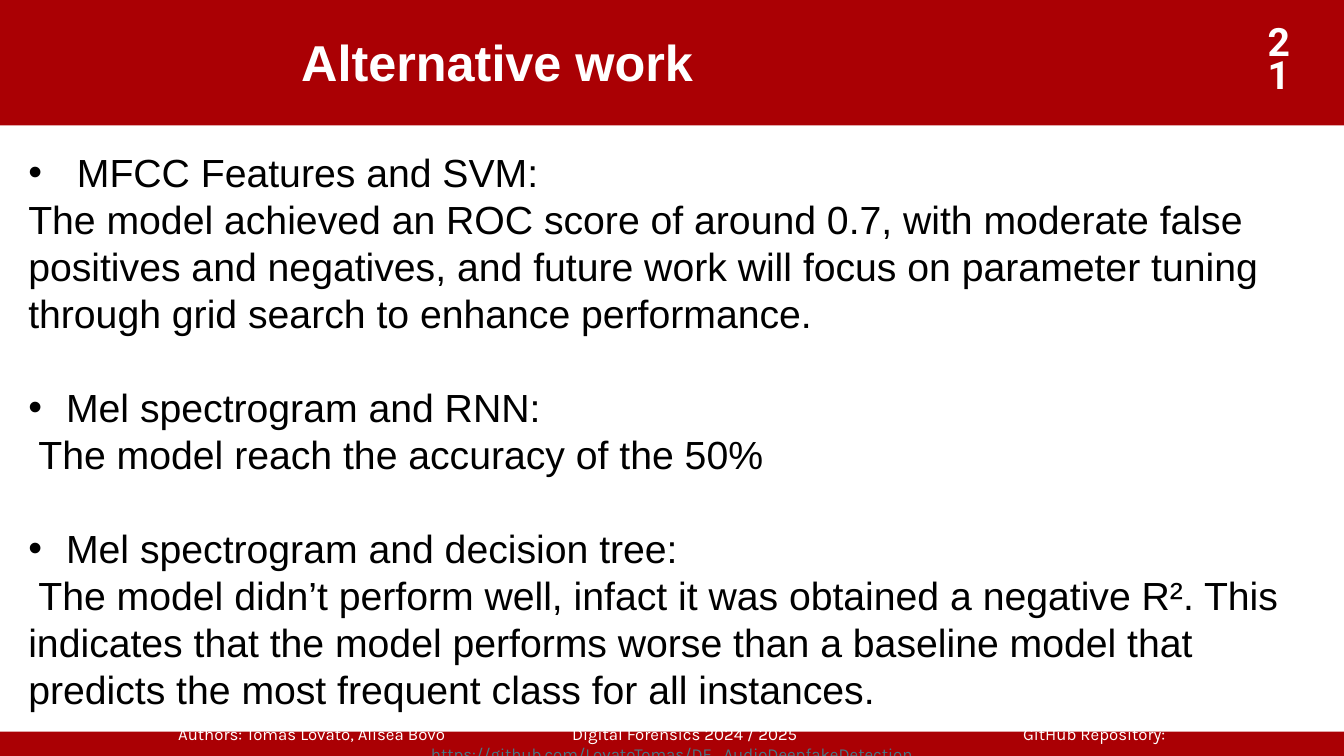
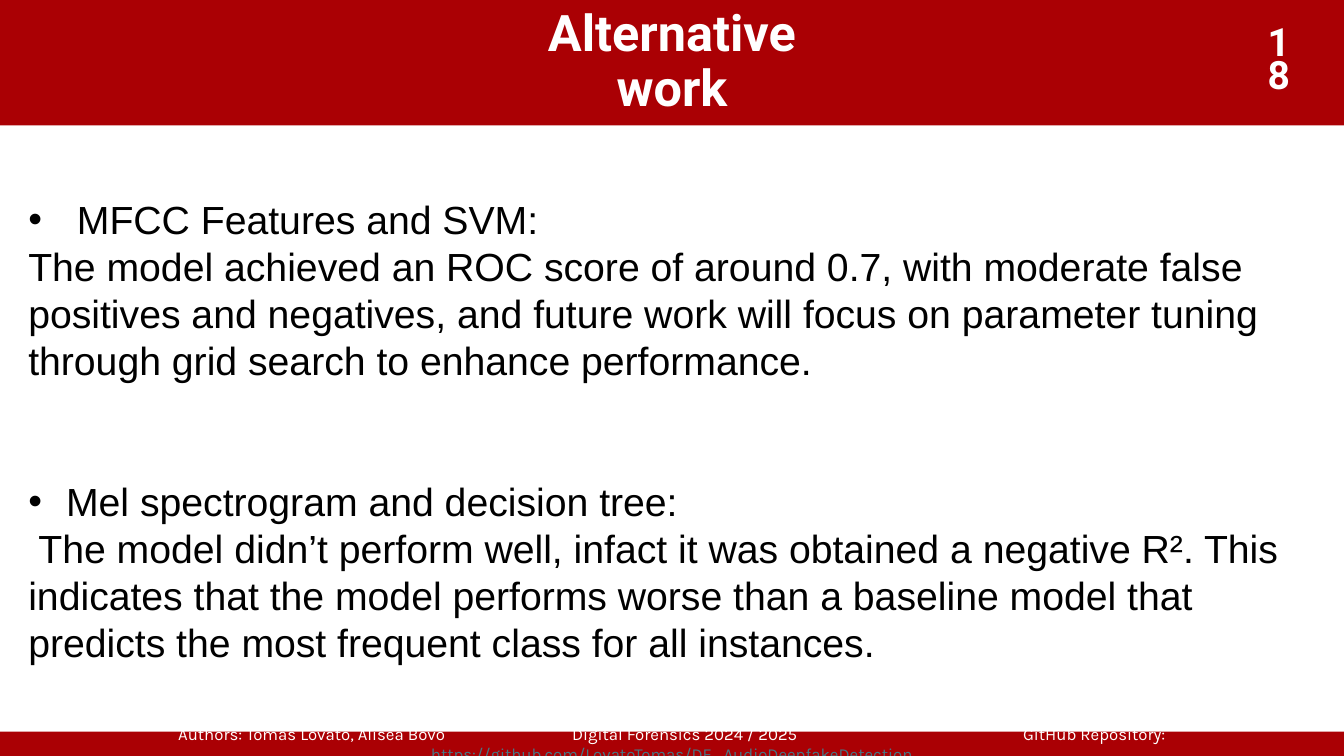
Before and after one commit to LovatoTomas/DF_AudioDeepfakeDetection, a slide deck: slide 18 of DeepFake_Audio_Detection.pptx (slide 21 before the commit). Drawn at 1344x756 pixels with LibreOffice and Linux fonts; fonts in the diff are those of the drawing; background and template pictures are left out. Boxes give left, top, right and bottom in pixels: in the first picture for what was removed or moved away, otherwise in the second. Text is boxed around its words. In the diff, an @@ line names an element or a change of style, - is before the commit and + after.

```diff
--- a/DeepFake_Audio_Detection.pptx
+++ b/DeepFake_Audio_Detection.pptx
@@ title "Alternative work": place and size @@
-title "Alternative work" at (301, 44, 693, 82)
+title "Alternative work" at (548, 13, 796, 107)
@@ title "Alternative work" at (548, 13, 796, 107): font Arial to Roboto; alignment left to centre @@
@@ page number at (1250, 30, 1309, 96): text changed @@
-21
+18
@@ text "MFCC Features and SVM:": place and size @@
-text "MFCC Features and SVM:" at (28, 158, 1278, 712)
+text "MFCC Features and SVM:" at (28, 205, 1278, 665)
@@ text at (38, 393, 763, 477): paragraphs removed @@
-• Mel spectrogram and RNN:
-The model reach the accuracy of the 50%
```
Also in this commit, not shown: 14 other slides changed, 3 slides removed, 2 other files.
